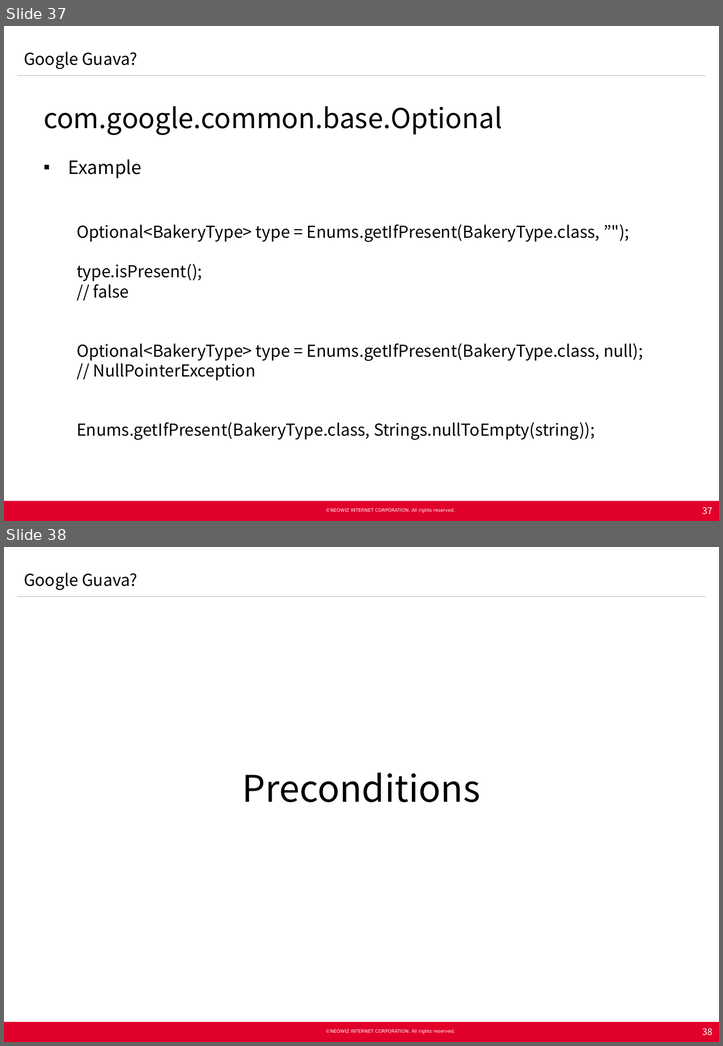
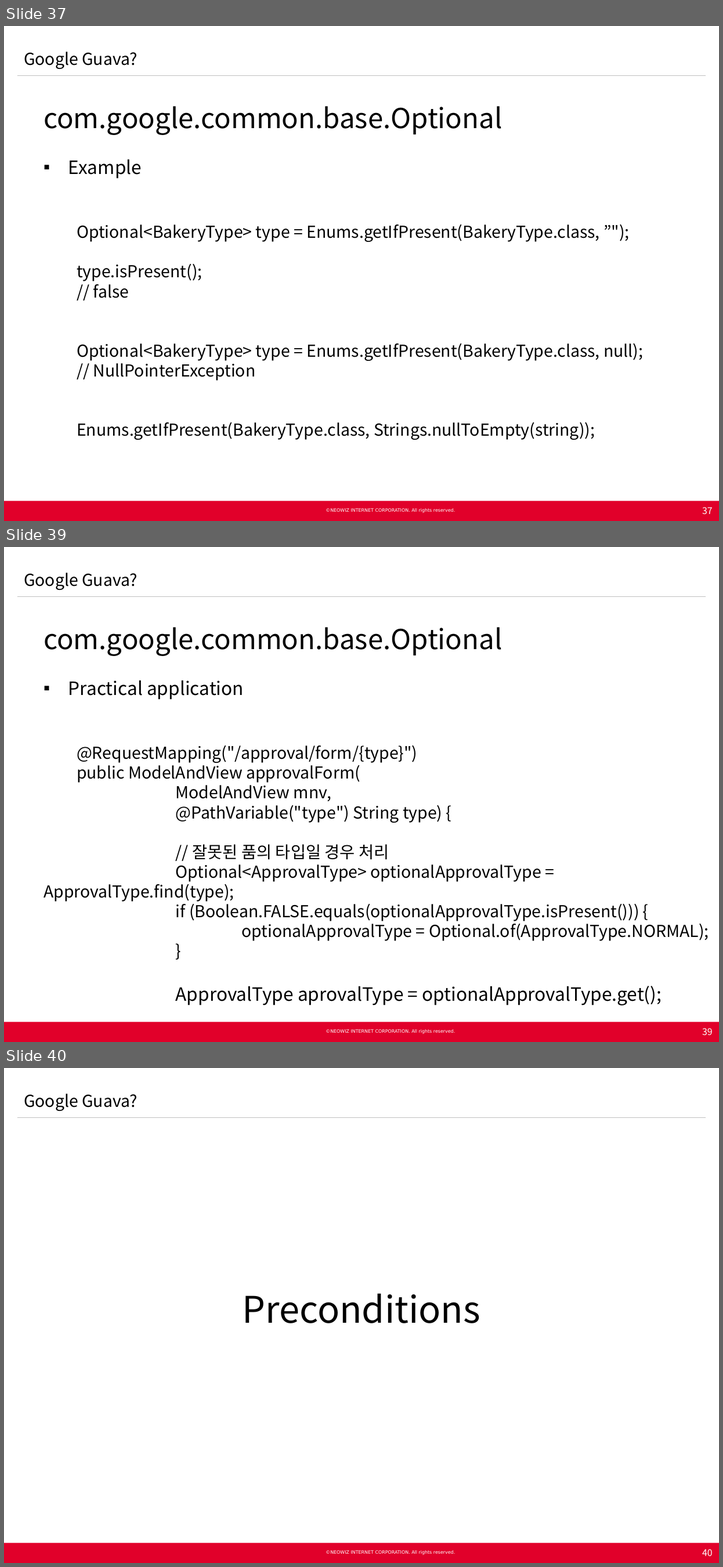
Before and after one commit to Neowizen/JavaStudy, a slide deck: Document/[2015.02.11] Java Study 1차 - Google Guava.pptx. Shown one above the other, each under a label of ours: slides 37 and 38 before the commit, slides 37, 39 and 40 after it; the slides between them are not shown. The pictures are 723x1046 and 723x1567 pixels, drawn with LibreOffice and Linux fonts; fonts in the diff are those of the drawing; background and template pictures are left out. Boxes give left, top, right and bottom in pixels: in the first picture for what was removed or moved away, otherwise in the second. Text is boxed around its words. In the diff, an @@ line names an element or a change of style, - is before the commit and + after.

Commit message:
자바 스터디 자료 - Guava 내용 추가

```diff
--- a/Document/[2015.02.11] Java Study 1차 - Google Guava.pptx
+++ b/Document/[2015.02.11] Java Study 1차 - Google Guava.pptx
@@ slide 39 added at [4,547,719,1042], background #FFFFFF; not listed: 5 template elements that a slide beside it also shows @@
@@ text added at [24,573,137,590], 18 pt, text #000000 @@
+Google Guava?
@@ text added at [43,627,709,1005], 18 pt, text #000000 @@
+  com.google.common.base.Optional
+  ▪ Practical application
+@RequestMapping("/approval/form/{type}")
+    public ModelAndView approvalForm(
+  ModelAndView mnv,
+  @PathVariable("type") String type) {
+  // 잘못된 품의 타입일 경우 처리
+  Optional<ApprovalType> optionalApprovalType = ApprovalType.find(type);
+  if (Boolean.FALSE.equals(optionalApprovalType.isPresent())) {
+  optionalApprovalType = Optional.of(ApprovalType.NORMAL);
+  }
+  ApprovalType aprovalType = optionalApprovalType.get();
@@ page number added at [702,1028,712,1035], 10 pt, text #FFFFFF @@
+39
@@ what was slide 38 is now slide 40 @@
@@ page number at [702,1549,712,1556]: text changed @@
-38
+40
```
Also in this commit, not shown: 3 slides changed, 5 other slides added, 2 slides removed, 2 other files.
